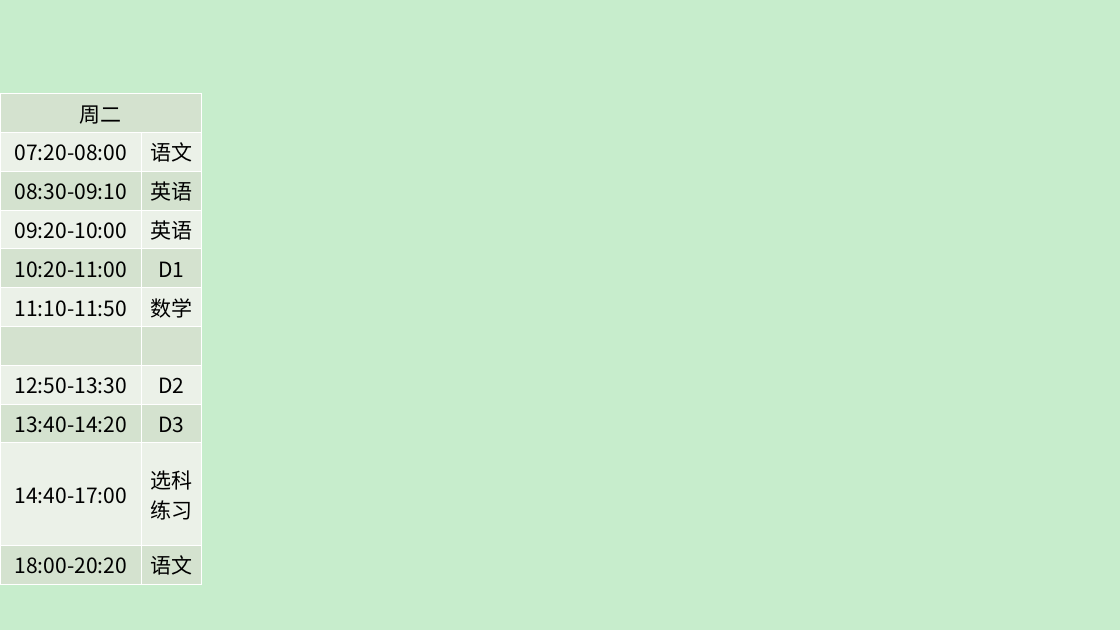
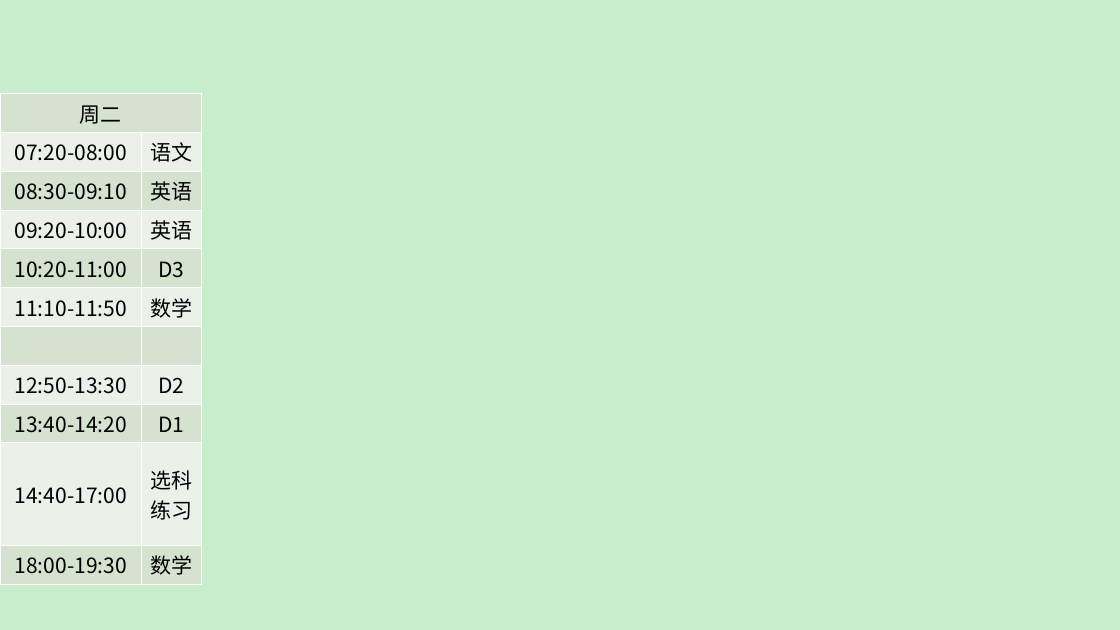
Before and after one commit to ZhichuCen/multifunctionwallpaper, a slide deck: slide 2 of 课表.pptx. Drawn at 1120x630 pixels with LibreOffice and Linux fonts; fonts in the diff are those of the drawing. Boxes give left, top, right and bottom in pixels: in the first picture for what was removed or moved away, otherwise in the second. Text is boxed around its words. In the diff, an @@ line names an element or a change of style, - is before the commit and + after.

```diff
--- a/课表.pptx
+++ b/课表.pptx
@@ table at [0,93,202,579] @@
-row 5, column 2: D1
+row 5, column 2: D3
-row 9, column 2: D3
+row 9, column 2: D1
-row 11, column 1: 18:00-20:20
+row 11, column 1: 18:00-19:30
-row 11, column 2: 语文
+row 11, column 2: 数学
```
Also in this commit, not shown: 3 other slides changed, 1 slide added, 3 other files.
